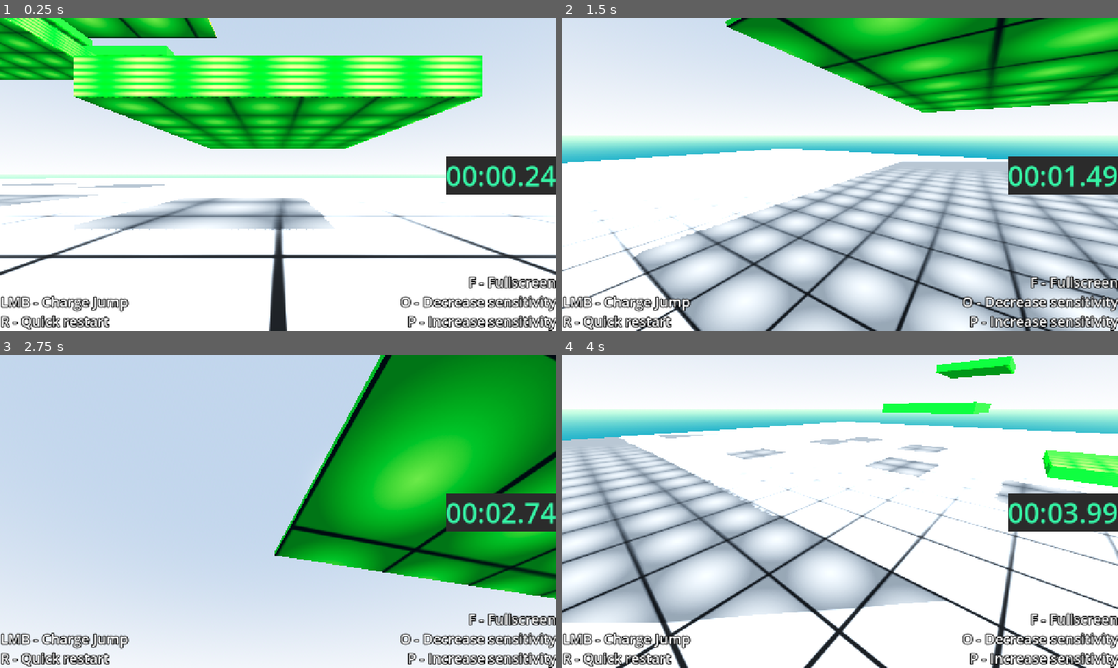
Above: before the commit, frames 1-4 (two rows, left to right).
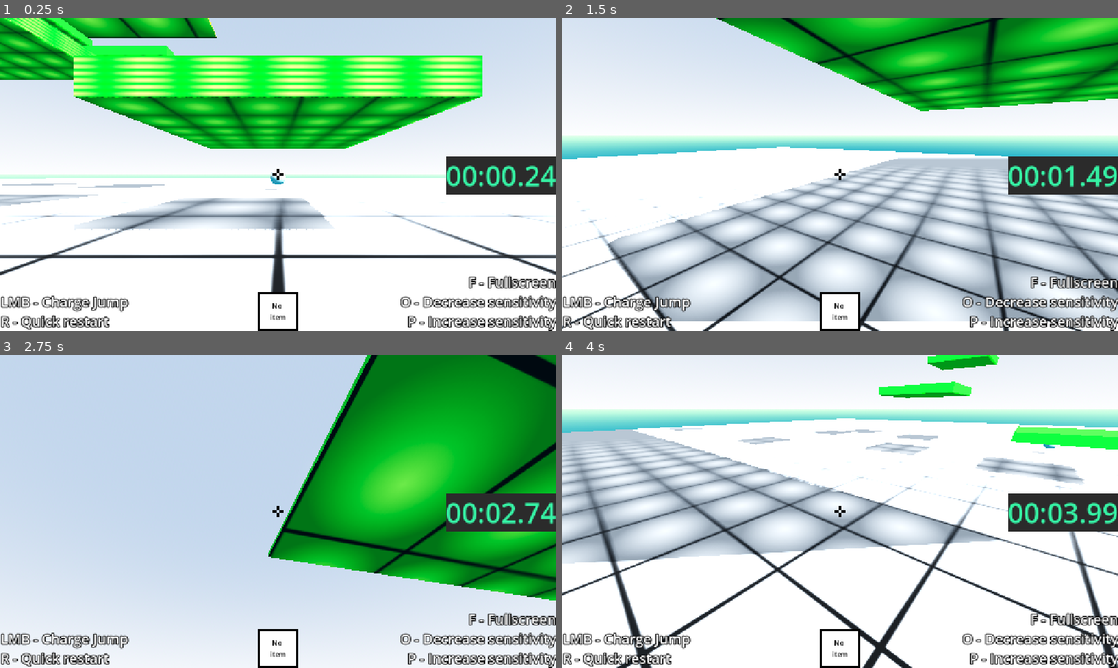
Above: after the commit, the same moments.

Repository: badfetus/ludum-dare-58
Game: Godot game, scene res://world.tscn
The game is run twice, just before and just after one commit, with the same random seed, the same clock (stepped at 60 frames per second) and the same inputs.
Inputs (mouse positions are in pixels of both pictures, inside the frame that each line leads up to):
- Up to frame 1 (0.25 s): no input
- Up to frame 2 (1.5 s): move the mouse to (867, 174) at 0.52 s; hold Space (Jump) 0.53-1.28 s; hold W (Forward) from 0.53 s (still down); move the mouse to (812, 174) at 1.27 s; tap Space (Jump) at 1.35 s
- Up to frame 3 (2.75 s): keep holding W (Forward); tap Space (Jump) at 1.52, 1.82 s; move the mouse to (289, 505) at 2.02 s; hold Space (Jump) from 2.03 s (still down)
- Up to frame 4 (4 s): keep holding W (Forward); move the mouse to (834, 517) at 2.77 s; release Space (Jump) at 2.78 s; tap Space (Jump) at 2.85, 3.02, 3.32 s; move the mouse to (878, 514) at 3.52 s; hold Space (Jump) from 3.53 s (still down)

The runs differ from the first frame. In frame 1, 0.6% of the frame differs, in the area x 46-54%, y 48-100%; in frame 2, 37%; in frame 3, 7.7%; in frame 4, 37%, in the area x 0-100%, y 0-100%.

Commit message:
using previous game as a template, made some progress

Diff:
--- /dev/null
+++ b/pickups/Pickup.tscn
@@ -0,0 +1,20 @@
+[gd_scene load_steps=4 format=3 uid="uid://dmq5cpdrmiq7"]
+
+[ext_resource type="Script" uid="uid://jpwls4qwst3y" path="res://pickups/pickup.gd" id="1_tm65s"]
+
+[sub_resource type="SphereShape3D" id="SphereShape3D_g06fp"]
+radius = 1.0
+
+[sub_resource type="SphereMesh" id="SphereMesh_tm65s"]
+radius = 1.0
+height = 2.0
+
+[node name="Pickup" type="CharacterBody3D"]
+collision_layer = 16
+script = ExtResource("1_tm65s")
+
+[node name="CollisionShape3D" type="CollisionShape3D" parent="."]
+shape = SubResource("SphereShape3D_g06fp")
+
+[node name="MeshInstance3D" type="MeshInstance3D" parent="."]
+mesh = SubResource("SphereMesh_tm65s")
--- /dev/null
+++ b/pickups/pickup.gd
@@ -0,0 +1,20 @@
+extends CharacterBody3D
+class_name Pickup
+
+var startY
+var currTime = 0
+var color = "[color=white]"
+
+func _ready() -> void:
+	startY = position.y
+
+func _physics_process(delta: float) -> void:
+	currTime += delta
+	position.y = startY + sin(currTime * 2) * 0.5
+
+func collect():
+	applyEffect()
+	queue_free()
+
+func applyEffect():
+	print("hi")
--- a/player.gd
+++ b/player.gd
@@ -10,6 +10,12 @@
 var lastTimeOnFloor = -100
 var lastJump = -100
 
+var points = 1000
+
+var item = 0
+var itemTexts = ["No \nitem", "Dash", "Jump"]
+var colors = [Color.WHITE, Color.RED, Color.YELLOW]
+
 var reached = [false, false, false, false]
 
 func _ready():
@@ -17,11 +23,25 @@
 	connect("body_entered", _on_body_entered)
 
 func _physics_process(delta: float) -> void:
+	#item += 1
+	item %= 3
+	var itemBox = find_child("item")
+	itemBox.color = colors[item]
+	var label: Label = itemBox.get_child(0)
+	label.text = itemTexts[item]
+
+	handlePoints(delta)
 	currTime = currTime + delta
 	controlPlayer()
 	applyDrag()
 
+
+func handlePoints(delta):
+	points -= delta * 100
+
 func controlPlayer():
+	if position.y < -10:
+		get_parent().restart()
 	walk()
 	jump()
 
@@ -76,7 +96,7 @@
 
 
 func jump():
-	if on_floor and Input.is_action_pressed("Jump") and (currTime - lastJump > 0.25):
+	if on_floor and Input.is_action_pressed("Jump") and (currTime - lastJump > leeway * 1.2):
 		apply_central_impulse(Vector3(0, 20, 0))
 		lastJump = currTime
 
@@ -95,13 +115,19 @@
 			$Camera3D/Control.celebrate(index)
 
 
-var leeway = 0.1
+var leeway = 0.25
 
 func _integrate_forces(state: PhysicsDirectBodyState3D) -> void:
 	on_floor = false
 
 	var i := 0
 	while i < state.get_contact_count():
+		var object = state.get_contact_collider_object(i)
+		if object is Pickup:
+			i+=1
+			object.collect()
+			continue
+
 		var normal := state.get_contact_local_normal(i)
 		var this_contact_on_floor = normal.dot(Vector3.UP) > 0.5
 
--- a/player.tscn
+++ b/player.tscn
@@ -7,7 +7,8 @@
 
 [sub_resource type="PhysicsMaterial" id="PhysicsMaterial_fj7yv"]
 
-[sub_resource type="CapsuleShape3D" id="CapsuleShape3D_f3sb7"]
+[sub_resource type="SphereShape3D" id="SphereShape3D_hqtel"]
+radius = 1.0
 
 [sub_resource type="StyleBoxFlat" id="StyleBoxFlat_gbfbk"]
 bg_color = Color(0.169245, 0.169245, 0.169245, 1)
@@ -24,7 +25,7 @@
 
 [node name="CollisionShape3D" type="CollisionShape3D" parent="."]
 transform = Transform3D(1, 0, 0, 0, 1, 0, 0, 0, 1, 0, 0.900713, 0)
-shape = SubResource("CapsuleShape3D_f3sb7")
+shape = SubResource("SphereShape3D_hqtel")
 
 [node name="Camera3D" type="Camera3D" parent="."]
 transform = Transform3D(1, 0, 0, 0, 1, 0, 0, 0, 1, 0, 2, 0)
@@ -99,6 +100,100 @@
 horizontal_alignment = 1
 vertical_alignment = 1
 
+[node name="Crosshair" type="CenterContainer" parent="Camera3D/Control"]
+layout_mode = 0
+offset_right = 1280.0
+offset_bottom = 720.0
+
+[node name="Crosshair control" type="Control" parent="Camera3D/Control/Crosshair"]
+layout_mode = 2
+
+[node name="ColorRect" type="ColorRect" parent="Camera3D/Control/Crosshair/Crosshair control"]
+layout_mode = 0
+offset_left = -12.5
+offset_top = -2.5
+offset_right = -2.5
+offset_bottom = 2.5
+pivot_offset = Vector2(5, 2.5)
+color = Color(0, 0, 0, 1)
+
+[node name="ColorRect2" type="ColorRect" parent="Camera3D/Control/Crosshair/Crosshair control"]
+layout_mode = 0
+offset_left = 2.5
+offset_top = -2.5
+offset_right = 12.5
+offset_bottom = 2.5
+pivot_offset = Vector2(5, 2.5)
+color = Color(0, 0, 0, 1)
+
+[node name="ColorRect3" type="ColorRect" parent="Camera3D/Control/Crosshair/Crosshair control"]
+layout_mode = 0
+offset_left = -2.5
+offset_top = -12.5
+offset_right = 2.5
+offset_bottom = -2.5
+pivot_offset = Vector2(2.5, 5)
+color = Color(0, 0, 0, 1)
+
+[node name="ColorRect4" type="ColorRect" parent="Camera3D/Control/Crosshair/Crosshair control"]
+layout_mode = 0
+offset_left = -2.5
+offset_top = 2.5
+offset_right = 2.5
+offset_bottom = 12.5
+pivot_offset = Vector2(2.5, 5)
+color = Color(0, 0, 0, 1)
+
+[node name="ColorRect2" type="ColorRect" parent="Camera3D/Control"]
+layout_mode = 1
+anchors_preset = 7
+anchor_left = 0.5
+anchor_top = 1.0
+anchor_right = 0.5
+anchor_bottom = 1.0
+offset_left = -45.0
+offset_top = -90.0
+offset_right = 45.0
+grow_horizontal = 2
+grow_vertical = 0
+pivot_offset = Vector2(45, 45)
+color = Color(0, 0, 0, 1)
+
+[node name="item" type="ColorRect" parent="Camera3D/Control"]
+layout_mode = 1
+anchors_preset = 7
+anchor_left = 0.5
+anchor_top = 1.0
+anchor_right = 0.5
+anchor_bottom = 1.0
+offset_left = -40.0
+offset_top = -85.0
+offset_right = 40.0
+offset_bottom = -5.0
+grow_horizontal = 2
+grow_vertical = 0
+pivot_offset = Vector2(40, 0)
+
+[node name="Label" type="Label" parent="Camera3D/Control/item"]
+layout_mode = 1
+anchors_preset = 8
+anchor_left = 0.5
+anchor_top = 0.5
+anchor_right = 0.5
+anchor_bottom = 0.5
+offset_left = -20.0
+offset_top = -11.5
+offset_right = 20.0
+offset_bottom = 11.5
+grow_horizontal = 2
+grow_vertical = 2
+theme_override_colors/font_color = Color(0, 0, 0, 1)
+theme_override_colors/font_outline_color = Color(1, 1, 1, 1)
+theme_override_constants/outline_size = 5
+text = "no item"
+horizontal_alignment = 1
+vertical_alignment = 1
+
 [node name="JumpPlayer" type="AudioStreamPlayer" parent="."]
 stream = ExtResource("4_1jxqw")
 volume_db = 10.0
--- a/world.gd
+++ b/world.gd
@@ -2,8 +2,11 @@
 
 func _physics_process(_delta: float) -> void:
 	if Input.is_action_just_pressed("Restart"):
-		var scene = load("res://world.tscn")
-		get_tree().change_scene_to_packed(scene)
+		restart()
+
+func restart():
+	var scene = load("res://world.tscn")
+	get_tree().change_scene_to_packed(scene)
 
 func _input(event: InputEvent) -> void:
 	if event.is_action_pressed("FullScreen"):
--- a/world.tscn
+++ b/world.tscn
@@ -6,7 +6,8 @@
 [ext_resource type="PackedScene" uid="uid://dta32dfhx2qqm" path="res://player.tscn" id="2_aqk2v"]
 [ext_resource type="PackedScene" uid="uid://fg4h4v7677ls" path="res://zones.tscn" id="3_036b0"]
 [ext_resource type="PackedScene" uid="uid://cdw3lb6k3vmwj" path="res://directional_light_3d.tscn" id="5_pkg7o"]
-[ext_resource type="PackedScene" uid="uid://cylr6n5amvh3t" path="res://audio_stream_player.tscn" id="6_gbfbk"]
+[ext_resource type="PackedScene" uid="uid://cylr6n5amvh3t" path="res://sounds/audio_stream_player.tscn" id="6_gbfbk"]
+[ext_resource type="PackedScene" uid="uid://dmq5cpdrmiq7" path="res://pickups/Pickup.tscn" id="8_gbfbk"]
 
 [node name="World" type="Node3D"]
 script = ExtResource("1_pkg7o")
@@ -16,6 +17,7 @@
 [node name="BigFloor" parent="." instance=ExtResource("1_tlwt5")]
 
 [node name="Player" parent="." instance=ExtResource("2_aqk2v")]
+gravity_scale = 1.5
 
 [node name="Zones" parent="." instance=ExtResource("3_036b0")]
 
@@ -23,3 +25,6 @@
 
 [node name="AudioStreamPlayer" parent="." instance=ExtResource("6_gbfbk")]
 volume_db = -10.0
+
+[node name="Pickup" parent="." instance=ExtResource("8_gbfbk")]
+transform = Transform3D(1, 0, 0, 0, 1, 0, 0, 0, 1, 0, 2, 27.088)
Not shown, added: pickups/pickup.gd.uid
Renamed: audio_stream_player.tscn -> sounds/audio_stream_player.tscn
Not shown: 1 places in world.tscn that only renumber resources
